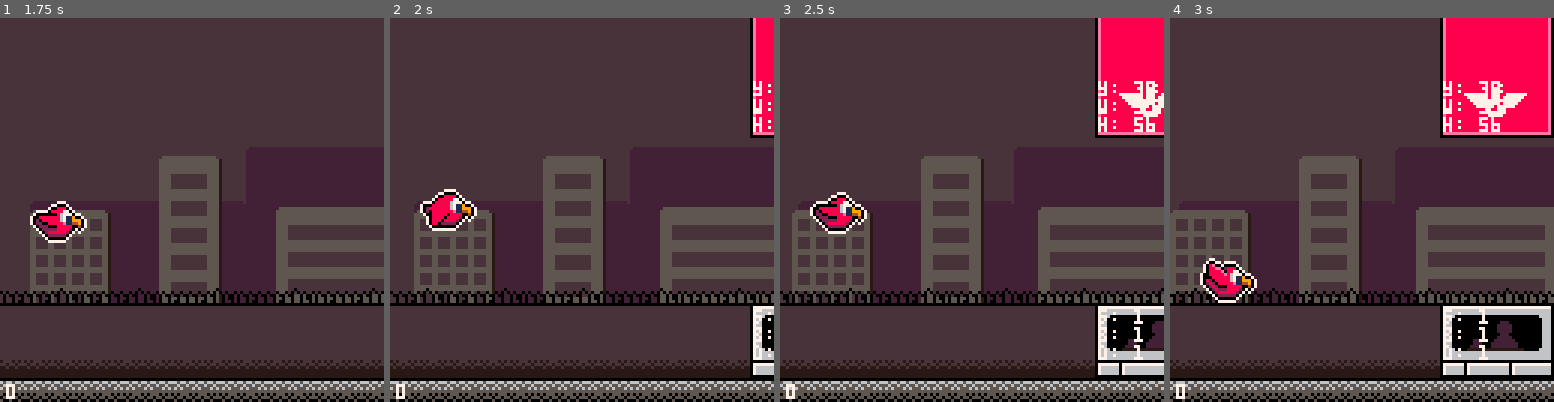
Above: before the commit, frames 1-4 (left to right).
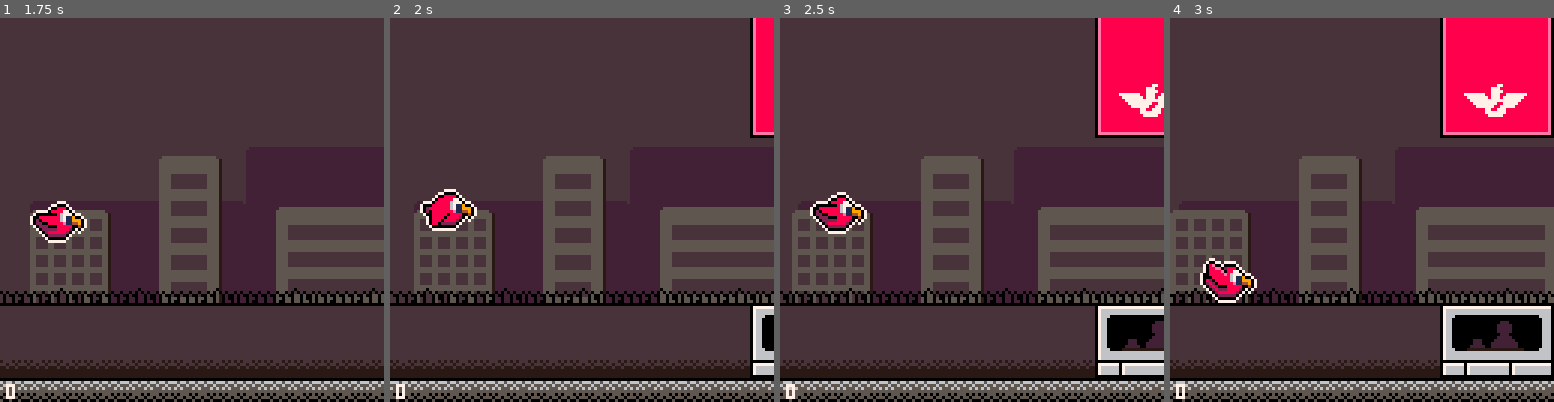
Above: after the commit, the same moments.

Repository: pixelrip/flappy
Game: PICO-8 cartridge flappy.p8
The game is run twice, just before and just after one commit, with the same random seed, the same clock (stepped at 60 frames per second) and the same inputs.
Inputs:
- Up to frame 1 (1.75 s): tap X (X key) at 0.33, 1.07 s; tap O (Z key) at 0.7, 1.7 s; hold Right from 1.6 s (still down)
- Up to frame 2 (2 s): keep holding Right; tap X (X key) at 1.85 s
- Up to frame 3 (2.5 s): release Right at 2.1 s; tap O (Z key) at 2.1 s; hold Up 2.15-2.42 s; hold Right from 2.47 s (still down)
- Up to frame 4 (3 s): keep holding Right; tap O (Z key) at 2.5, 2.9 s; tap X (X key) at 2.97 s

Frame 1 is identical in both runs. In frame 2, 0.4% of the frame differs, in the area x 94-100%, y 16-90%; in frame 3, 0.8%, in the area x 82-98%, y 16-90%; in frame 4, 0.8%.

Commit message:
improved logging

Diff:
--- a/src/game.lua
+++ b/src/game.lua
@@ -1,5 +1,5 @@
 game = {
-    DEBUG = false,
+    DEBUG = true,
 
     -- Game score
     score = 0,
@@ -28,9 +28,11 @@
         sfx(2) -- score sound
         self.score += _ps
         self.base_difficulty = 1 + flr(self.score / DIFFICULTY_INCREASE_RATE)
-        if self.DEBUG then
-            log("add_score(): score=" .. self.score .. " base_difficulty=" .. self.base_difficulty)
-        end
+        --[[if self.DEBUG then
+            log("add_score(): ")
+            log("   score = " .. self.score)
+            log("   base_difficulty = " .. self.base_difficulty)
+        end]]--
     end,
 
     -- Effective difficulty
@@ -51,17 +53,20 @@
             if self.spike_timer <= 0 then
                 self.spike_modifier = 0
                 if self.DEBUG then
-                    log("update_spike(): spike ended")
+                    log("\nupdate_spike(): spike ended")
+                    log("🔥 🔥 🔥\n")
                 end
             end
         end
 
         -- Spike spawner
         if self.score > 0 and self.score % SPIKE_INTERVAL == 0 and self.spike_modifier == 0 and self.score > SPIKE_INTERVAL-1 then
-            self:_trigger_spike(SPIKE_DIFFICULTY, SPIKE_DURATION)
             if self.DEBUG then
+                log("\n🔥 🔥 🔥")
                 log("update_spike(): spike started")
             end
+
+            self:_trigger_spike(SPIKE_DIFFICULTY, SPIKE_DURATION)
         end
     end,
 
@@ -70,7 +75,7 @@
         self.spike_modifier = _sm
         self.spike_timer = _st
         if self.DEBUG then
-            log("_trigger_spike(): spiked by " .. _sm .. " for " .. _st .. " frames")
+            log("   _trigger_spike(): spiked by " .. _sm .. " for " .. _st .. " frames")
         end
     end
 
--- a/src/gates.lua
+++ b/src/gates.lua
@@ -9,6 +9,7 @@
     list = {},
     spawn_timer = 0,
     next_gate = 0,
+    count = 0,
 
     -- "Public" methods
     init = function(self)
@@ -29,6 +30,7 @@
 
             -- DEBUG
             if self.DEBUG then
+                --[[
                 print("y: ".._gt.y, _gt.x+1, _gt.y-18, 7)
                 print("w: ".._gt.w, _gt.x+1, _gt.y-12, 7)
                 print("h: ".._gt.h, _gt.x+1, _gt.y-6, 7)
@@ -39,6 +41,7 @@
                 print("mx: ".._gt.debug_max_gap, _gt.x+_gt.w+20, _gt.y-18, 7)
                 print("mn: ".._gt.debug_min_gap, _gt.x+_gt.w+20, _gt.y-12, 7)
                 print("g: ".._gt.debug_gap, _gt.x+_gt.w+20, _gt.y-6, 7)
+                ]]--
             end
 
         end
@@ -80,20 +83,23 @@
     end,
 
     _spawn_gate = function(self, _d, _s)
+        if self.DEBUG then
+            self.count += 1
+            log("\nspawn_gate(): "..self.count)
+            log("   difficulty: ".._d)
+            log("   speed: ".._s)
+        end
+
         local _w = self:_get_gate_width(_d)
         local _h = self:_get_gate_height(_d)
         local _y = self:_get_gate_y(_d, _h)
 
-        -- Calculate the next spawn time based on difficulty
-        -- Time for the gate to move on screen
-        local _t = _w / _s
-        -- Gap time based on difficulty
-        local _offset = (_d - 1) * GATE_GAP_INCREMENT
-        local _gmax = flr(max(GATE_GAP_MAX - _offset, GATE_CLAMP_GAP_MAX) / _s)
-        local _gmin = flr(max(GATE_GAP_MIN - _offset, GATE_CLAMP_GAP_MIN) / _s)
-        local _g = rnd_between(_gmin, _gmax)
-
-        self.next_gate = _t + _g
+        self.next_gate = self:_get_next_gate(_d, _s, {
+            w = _w,
+            h = _h,
+            y = _y
+        })
+
 
         add(self.list, {
             x = 128, -- Start off screen
@@ -110,22 +116,62 @@
 
     end,
 
+    _get_next_gate = function(self, _d, _s, _cur)
+        -- Calculate the next spawn TIME (in frames) based on difficulty
+        -- Time for the gate to move on screen
+        local _t = flr(_cur.w / _s)
+
+        -- Gap time based on difficulty
+        local _offset = (_d - 1) * GATE_GAP_INCREMENT
+        local _gmax = flr(max(GATE_GAP_MAX - _offset, GATE_CLAMP_GAP_MAX) / _s)
+        local _gmin = flr(max(GATE_GAP_MIN - _offset, GATE_CLAMP_GAP_MIN) / _s)
+        local _g = rnd_between(_gmin, _gmax)
+
+        if self.DEBUG then
+            log("   _get_next_gate(): ")
+            log("      _t = ".._t)
+            log("      _g = rnd_between(".._gmin..", ".._gmax..") -> ".._g)
+            log("      next_gate = ".._t+_g)
+        end
+
+        return _t + _g
+
+    end,
+
     _get_gate_height = function(self, _d)
         local _offset = (_d - 1) * GATE_HEIGHT_INCREMENT
         local _ghmax = max(GATE_BASE_MAX_HEIGHT - _offset, GATE_CLAMP_MAX_HEIGHT)
         local _ghmin = max(GATE_BASE_MIN_HEIGHT - _offset, GATE_CLAMP_MIN_HEIGHT)
-        return rnd_between(_ghmin, _ghmax)
+
+        --DEBUG: Could directly return rnd_between
+        local _r = rnd_between(_ghmin, _ghmax)
+        if self.DEBUG then
+            log("   _get_gate_height(): rnd_between(".._ghmin..", ".._ghmax..") = ".. _r)
+        end
+
+        return _r
     end,
 
     _get_gate_y = function(self, _d, _h)
-        return rnd_between(28, 101 - _h)
+        -- DEBUG: Could directly return rnd_between
+        local _r = rnd_between(28, 101 - _h)
+        if self.DEBUG then
+            log("   _get_gate_y(): rnd_between(28,"..101-_h..") = ".._r)
+        end
+        return _r
     end,
 
     _get_gate_width = function(self, _d)
         local _offset = (_d - 1) * GATE_WIDTH_INCREMENT
         local _gwmax = min(GATE_BASE_MAX_WIDTH + _offset, GATE_CLAMP_MAX_WIDTH)
         local _gwmin = min(GATE_BASE_MIN_WIDTH + _offset, GATE_CLAMP_MIN_WIDTH)
-        return rnd_between(_gwmin, _gwmax)
+
+        -- DEBUG: Could directly return rnd_between
+        local _r = rnd_between(_gwmin, _gwmax)
+        if self.DEBUG then
+            log("   _get_gate_width: rnd_between(".._gwmin..", ".._gwmax..") = ".._r)
+        end
+        return _r
     end,
 
     _check_collided = function(self, _gt, _pl)
@@ -151,7 +197,7 @@
         -- Log the collision for now
         if not _safe then
             if self.DEBUG then
-                log("_check_collided(): true")
+                log("   _check_collided(): true")
             end
             return true
         end
--- a/src/helpers.lua
+++ b/src/helpers.lua
@@ -24,7 +24,7 @@
 end
 
 function rnd_between(min, max)
-    return flr(rnd(max - min + 1)) + min
+    return flr(rnd(max - min + 1) + min)
 end
 
 function print_centered(txt, y, col, outline)
--- a/src/main.lua
+++ b/src/main.lua
@@ -1,5 +1,5 @@
 function _init()
-	log("=== flappy started ===")
+	log("\n\n\n=== flappy started ===")
 	-- custom color palette
 	-- https://nerdyteachers.com/PICO-8/Palette/?c=WzAsMSwyLDE2LDQsNSw2LDcsOCw5LDE4LDE5LDEyLDEzLDE0LDIxXQ==
 	poke(0x5f2e,1)
Not shown, changed: docs/devlog.md
Not shown, added: docs/logs.md
